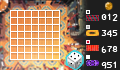
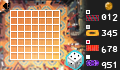
Comparing the layer stacks of the two (120, 70) images. Changes:
added layer "图层 17" in group "IN GAME" over (x1=3, y1=3, x2=9, y2=9)
